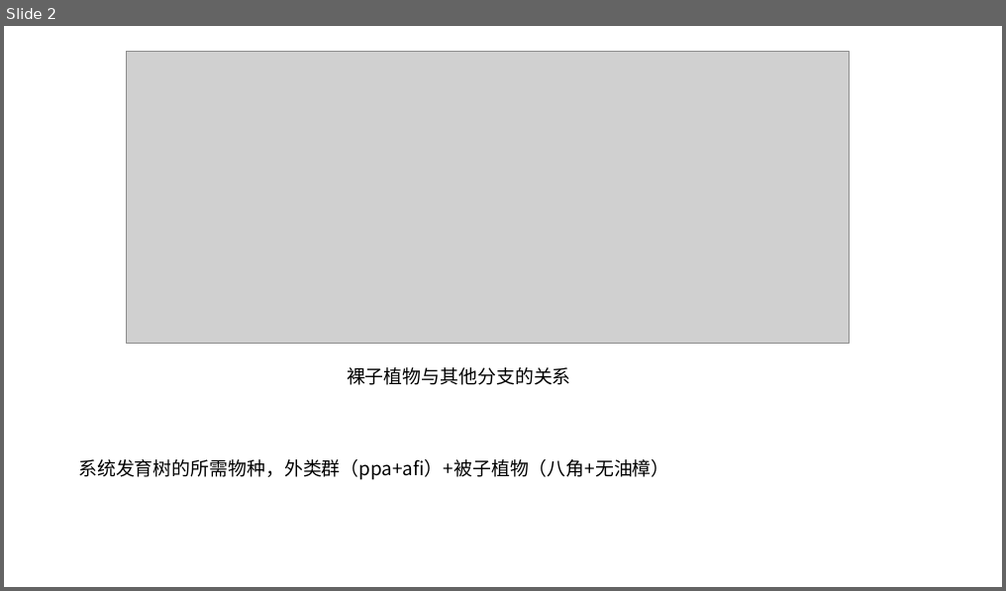
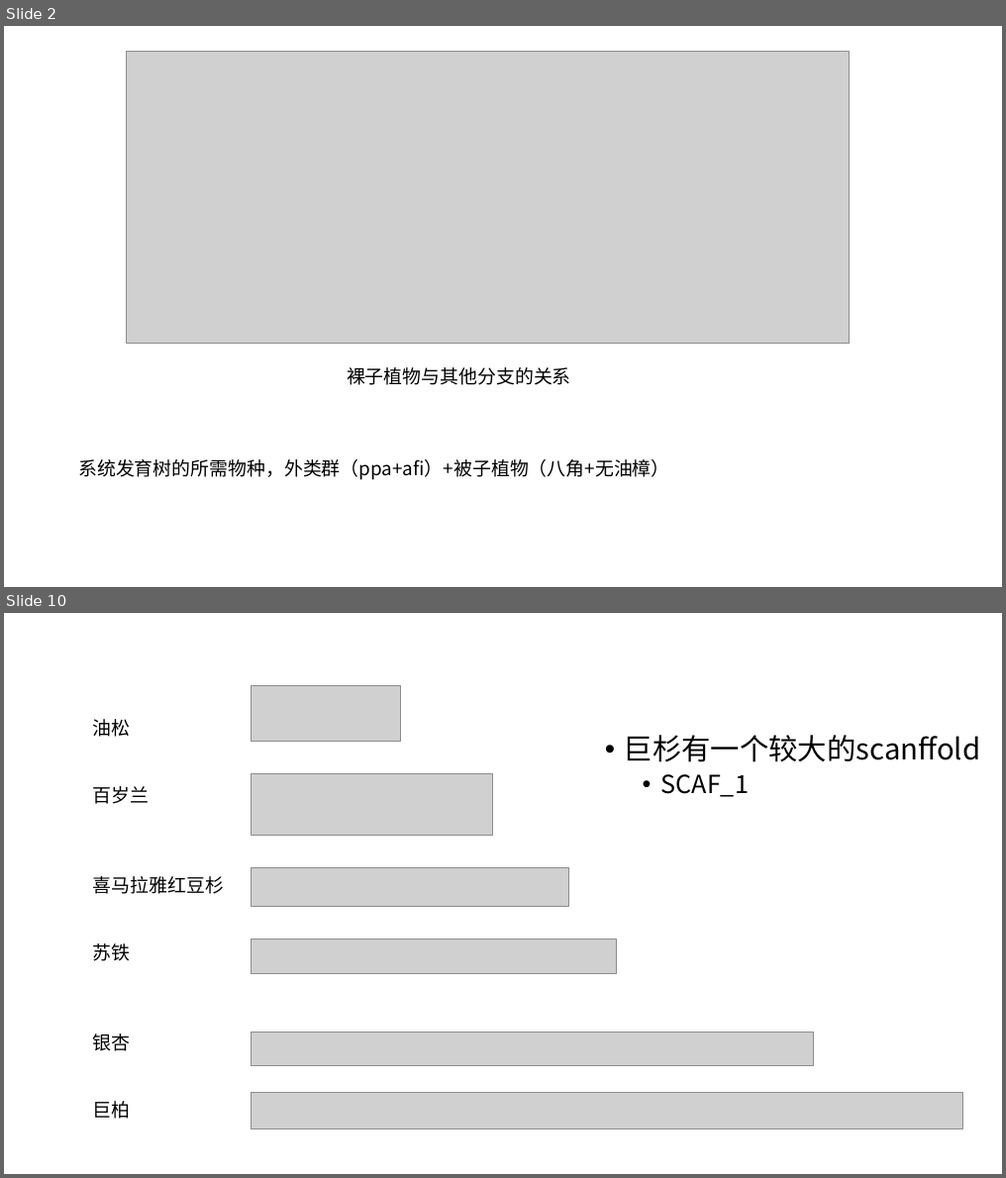
Before and after one commit to zhaokx1900/gymnosperm-karyotype, a slide deck: gymnosperm.pptx. Shown one above the other, each under a label of ours: slide 2 before the commit, slides 2 and 10 after it; the slides between them are not shown. The pictures are 1006x591 and 1006x1178 pixels, drawn with LibreOffice and Linux fonts; fonts in the diff are those of the drawing; grey boxes stand for pictures. Boxes give left, top, right and bottom in pixels: in the first picture for what was removed or moved away, otherwise in the second. Text is boxed around its words. In the diff, an @@ line names an element or a change of style, - is before the commit and + after.

```diff
--- a/gymnosperm.pptx
+++ b/gymnosperm.pptx
@@ slide 10 added at [4,613,1002,1174], background #FFFFFF @@
@@ picture added at [252,685,401,741] @@
@@ text added at [93,719,224,1119], 18 pt, text #000000 @@
+油松
+百岁兰
+喜马拉雅红豆杉
+苏铁
+银杏
+巨柏
@@ text added at [624,735,981,797], 28 pt, text #000000 @@
+• 巨杉有一个较大的scanffold
+  • SCAF_1
@@ picture added at [252,774,493,835] @@
@@ picture added at [252,868,568,906] @@
@@ picture added at [252,940,617,973] @@
@@ picture added at [252,1032,813,1066] @@
@@ picture added at [252,1092,963,1129] @@
```
Also in this commit, not shown: 7 other slides added, 1 slide removed, 1 other file.
